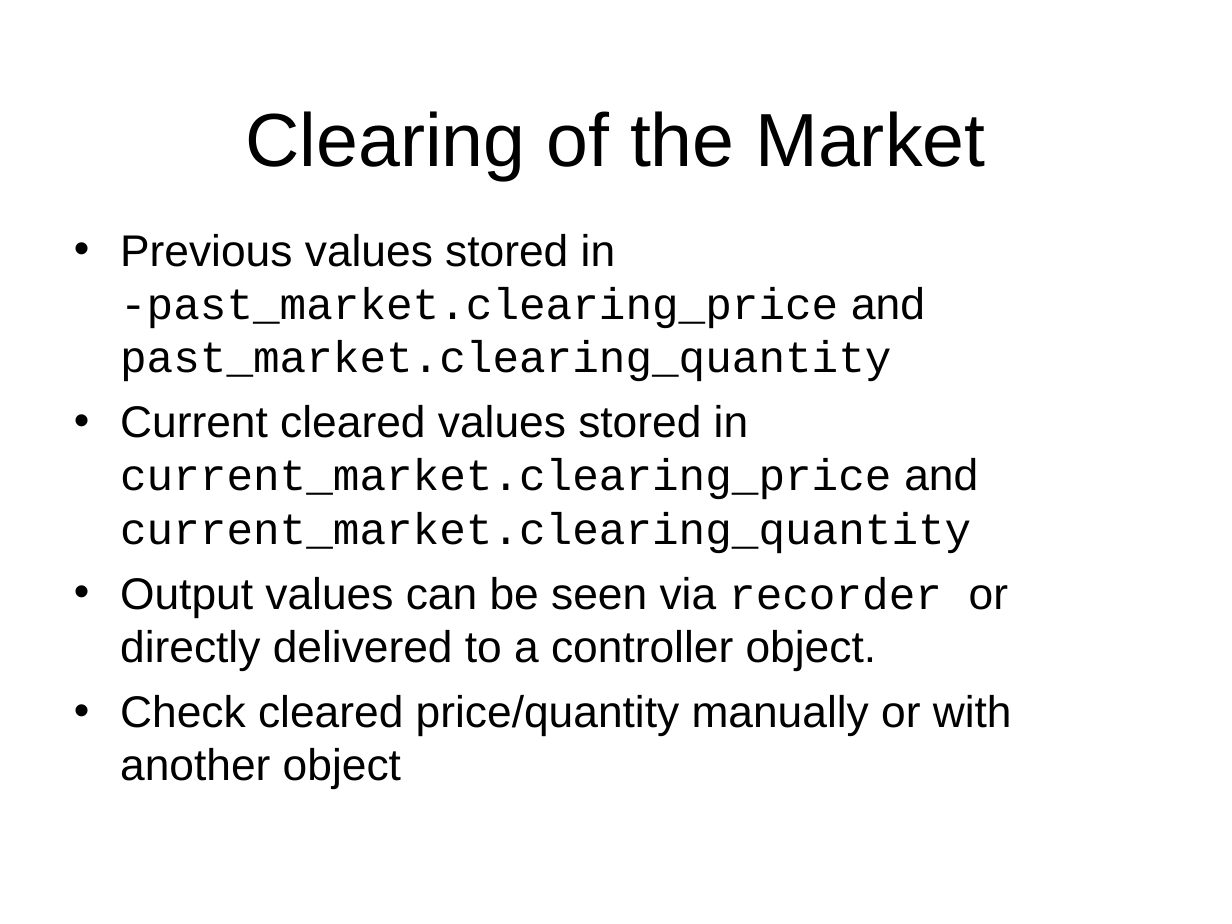
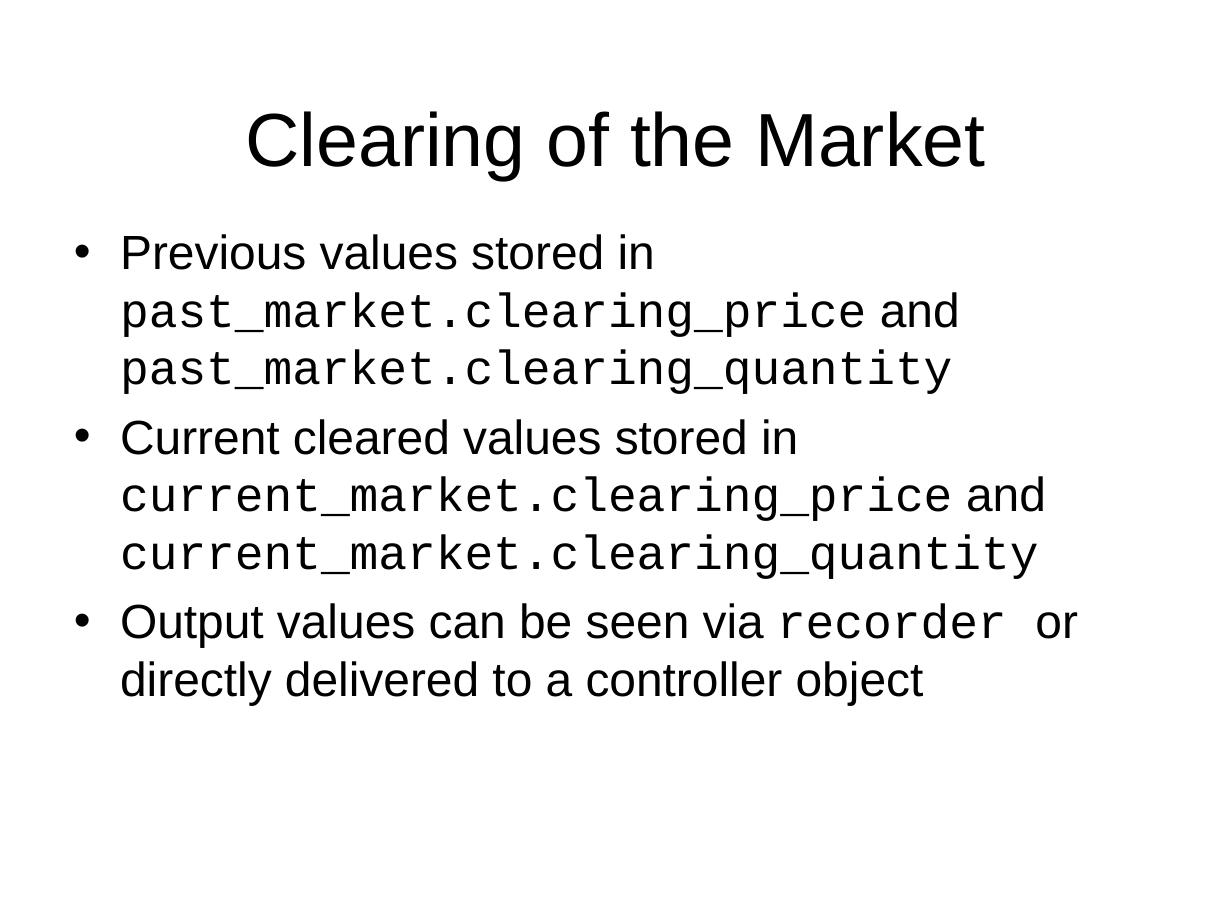
Before and after one commit to gridlab-d/course, a slide deck: slide 18 of Short_6_21_2010/5.1 - Market Module.ppt. Drawn at 1232x924 pixels with LibreOffice and Linux fonts; fonts in the diff are those of the drawing; background and template pictures are left out. Boxes give left, top, right and bottom in pixels: in the first picture for what was removed or moved away, otherwise in the second. Text is boxed around its words. In the diff, an @@ line names an element or a change of style, - is before the commit and + after.

Commit message:
Updating the market presentation so the commited changes to the market module. Also added anther exercise to the residential presentation.

```diff
--- a/Short_6_21_2010/5.1 - Market Module.ppt
+++ b/Short_6_21_2010/5.1 - Market Module.ppt
@@ text at (120,234,960,394): text changed; size 25.9 to 28 pt @@
-• Previous values stored in -past_market.clearing_price and past_market.clearing_quantity
+• Previous values stored in past_market.clearing_price and past_market.clearing_quantity
@@ text at (120,419,1046,579): size 25.9 to 28 pt in "Current cleared values stored in current_market.clearing_pri ..." @@
@@ text at (120,603,1078,705): text changed; size 25.9 to 28 pt @@
-• Output values can be seen via recorder or directly delivered to a controller object.
-• Check cleared price/quantity manually or with another object
+• Output values can be seen via recorder or directly delivered to a controller object
```
Also in this commit, not shown: 2 other slides changed, 1 other file.
